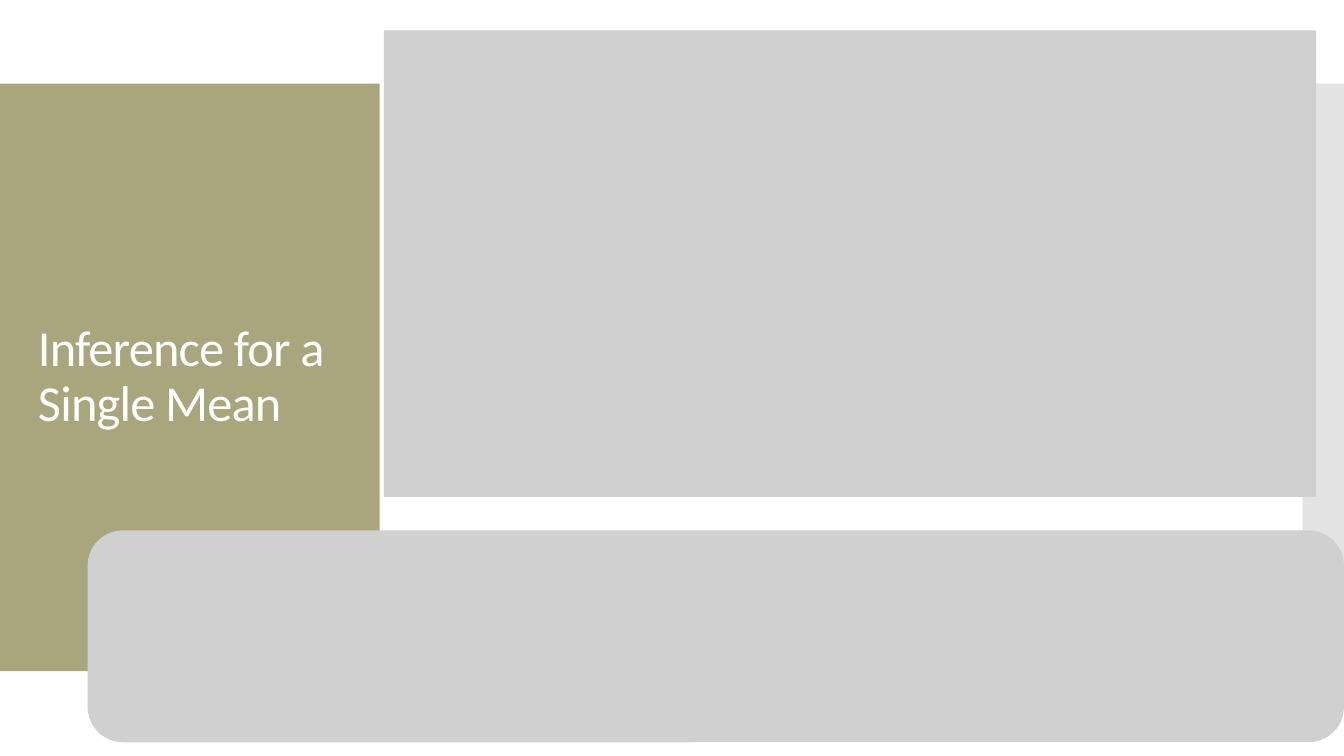
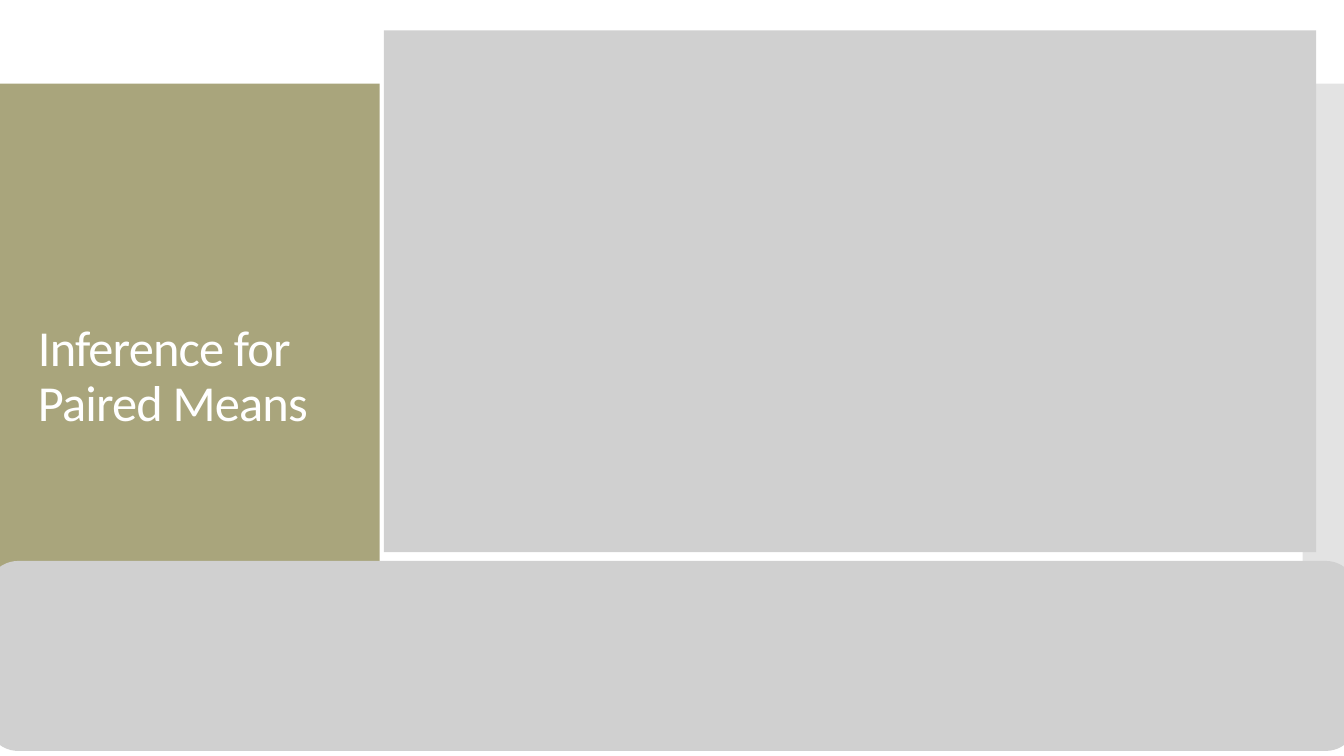
Before and after one commit to amosca01/MATH108-S24, a slide deck: slide 23 of slides/14-numerical-inference-pt2.pptx (slide 18 before the commit). Drawn at 1344x756 pixels with LibreOffice and Linux fonts; fonts in the diff are those of the drawing; grey boxes stand for pictures. Boxes give left, top, right and bottom in pixels: in the first picture for what was removed or moved away, otherwise in the second. Text is boxed around its words. In the diff, an @@ line names an element or a change of style, - is before the commit and + after.

```diff
--- a/slides/14-numerical-inference-pt2.pptx
+++ b/slides/14-numerical-inference-pt2.pptx
@@ picture: place and size @@
-picture at box(384, 30, 1317, 497)
+picture at box(384, 30, 1317, 553)
@@ title at box(38, 331, 308, 422): text changed @@
-Inference for a Single Mean
+Inference for Paired Means
@@ picture: place and size @@
-picture at box(88, 530, 1344, 742)
+picture at box(0, 561, 1344, 751)
```
Also in this commit, not shown: 13 other slides changed, 6 slides added, 13 slides removed, 10 other files.
